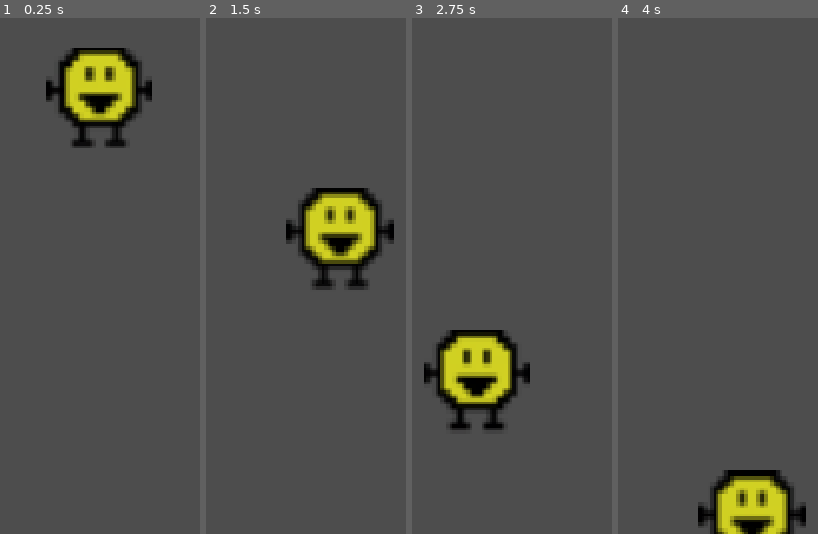
Above: before the commit, frames 1-4 (left to right).
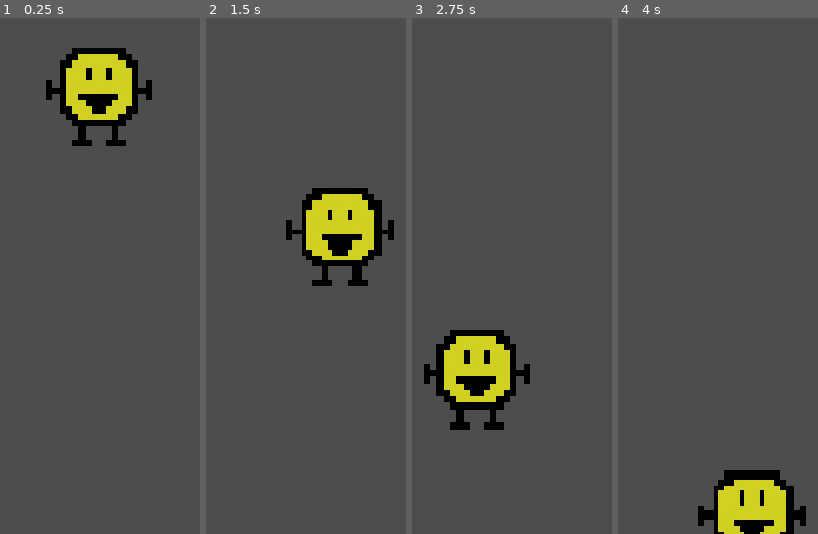
Above: after the commit, the same moments.

Repository: TheAbdullahSaleem/First-project-
Game: Godot game, scene res://scenes/player/character_body_2d.tscn
Same seed, same stepped clock (60 frames per second), same inputs: the game is played once before the commit and once after it.
Inputs:
- Up to frame 1 (0.25 s): no input
- Up to frame 2 (1.5 s): hold E (Interact, bound only after the commit) 0.53-1.28 s; hold D (right) from 0.53 s (still down); tap W (up) at 0.77 s; tap E (Interact, bound only after the commit) at 1.35 s
- Up to frame 3 (2.75 s): tap W (up) at 1.52 s; release D (right) at 2.03 s; hold A (left) from 2.03 s (still down); hold E (Interact, bound only after the commit) from 2.03 s (still down)
- Up to frame 4 (4 s): release A (left) at 2.78 s; release E (Interact, bound only after the commit) at 2.78 s; hold D (right) from 2.78 s (still down); tap E (Interact, bound only after the commit) at 2.85 s; tap W (up) at 3.02, 3.77 s; hold E (Interact, bound only after the commit) from 3.53 s (still down)

The runs differ from the first frame. In frame 1, 3.0% of the frame differs, in the area x 23-76%, y 5-26%; in frame 2, 3.7%, in the area x 40-94%, y 32-53%; in frame 3, 2.5%; in frame 4, 2.3%.
Error after the commit: Invalid call. Nonexistent function 'interact' in base 'Nil'. (res://scripts/Player/character_body_2d.gd:43)

Commit message:
Made a dynamic interactable script

Diff:
--- a/project.godot
+++ b/project.godot
@@ -55,6 +55,11 @@
 , Object(InputEventKey,"resource_local_to_scene":false,"resource_name":"","device":-1,"window_id":0,"alt_pressed":false …(186 unchanged characters)…
 ]
 }
+Interact={
+"deadzone": 0.2,
+"events": [Object(InputEventKey,"resource_local_to_scene":false,"resource_name":"","device":-1,"window_id":0,"alt_pressed":false,"shift_pressed":false,"ctrl_pressed":false,"meta_pressed":false,"pressed":false,"keycode":0,"physical_keycode":69,"key_label":0,"unicode":101,"location":0,"echo":false,"script":null)
+]
+}
 
 [physics]
 
@@ -62,4 +67,5 @@
 
 [rendering]
 
+textures/canvas_textures/default_texture_filter=0
 rendering_device/driver.windows="d3d12"
--- a/scenes/crops/Crop.tscn
+++ b/scenes/crops/Crop.tscn
@@ -6,11 +6,15 @@
 [ext_resource type="Texture2D" uid="uid://7llfi75kpg07" path="res://assets/sprites/crops/crop2_stage2.png" id="4_84y8a"]
 [ext_resource type="Texture2D" uid="uid://c1u350ob3offj" path="res://assets/sprites/crops/crop2_stage3.png" id="5_doiua"]
 [ext_resource type="Texture2D" uid="uid://33mcs0t2skuf" path="res://assets/sprites/crops/crop2_stage4.png" id="6_v8p5j"]
+[ext_resource type="Script" uid="uid://nu6lxw81fvnw" path="res://scripts/system/interactable.gd" id="7_84y8a"]
 
 [sub_resource type="Resource" id="Resource_lxlh8"]
 script = ExtResource("2_ame7d")
 stage_textures = Array[Texture2D]([ExtResource("3_iy27x"), ExtResource("4_84y8a"), ExtResource("5_doiua"), ExtResource("6_v8p5j")])
 metadata/_custom_type_script = "uid://d23t0t4842lfg"
+
+[sub_resource type="RectangleShape2D" id="RectangleShape2D_4tqpv"]
+size = Vector2(4, 16)
 
 [node name="Crop" type="Node2D" unique_id=289767440]
 script = ExtResource("1_0xo64")
@@ -18,10 +22,19 @@
 
 [node name="Sprite2D" type="Sprite2D" parent="." unique_id=634469242]
 
-[node name="Area2D" type="Area2D" parent="." unique_id=1287896864]
+[node name="Area2D" type="Area2D" parent="." unique_id=1287896864 node_paths=PackedStringArray("prompt_label")]
+script = ExtResource("7_84y8a")
+prompt_label = NodePath("../Label")
 
 [node name="CollisionShape2D" type="CollisionShape2D" parent="Area2D" unique_id=503131459]
+shape = SubResource("RectangleShape2D_4tqpv")
 
 [node name="Label" type="Label" parent="." unique_id=724424556]
-offset_right = 40.0
-offset_bottom = 23.0
+offset_left = -19.0
+offset_top = -24.0
+offset_right = 21.0
+offset_bottom = -1.0
+theme_override_font_sizes/font_size = 4
+text = "[E]"
+horizontal_alignment = 1
+vertical_alignment = 1
--- a/scenes/player/character_body_2d.tscn
+++ b/scenes/player/character_body_2d.tscn
@@ -5,7 +5,7 @@
 [ext_resource type="Script" uid="uid://cbf8nloywouer" path="res://scripts/Player/interaction_zone.gd" id="3_lxlh8"]
 
 [sub_resource type="CircleShape2D" id="CircleShape2D_y1q5r"]
-radius = 104.019226
+radius = 49.162994
 
 [node name="CharacterBody2D" type="CharacterBody2D" unique_id=1356328789]
 script = ExtResource("1_s25n1")
@@ -28,3 +28,6 @@
 
 [node name="CollisionPolygon2D" type="CollisionPolygon2D" parent="." unique_id=1332152435]
 polygon = PackedVector2Array(-19, -39, 20, -40, 20, -35, 25, -35, 25, -29, 30, -29, 30, -10, 35, -10, 40, -16, 40, 0, 3 …(245 unchanged characters)…
+
+[connection signal="area_entered" from="Interaction_Zone" to="." method="_on_interaction_zone_area_entered"]
+[connection signal="area_exited" from="Interaction_Zone" to="." method="_on_interaction_zone_area_exited"]
--- a/scripts/Player/character_body_2d.gd
+++ b/scripts/Player/character_body_2d.gd
@@ -1,5 +1,6 @@
 extends CharacterBody2D
 var i_eat = "True"
+var interactable_in_range = null
 
 const SPEED = 300.0
 const JUMP_VELOCITY = -400.0
@@ -21,3 +22,22 @@
 		velocity.x = move_toward(velocity.x, 0, SPEED)
 
 	move_and_slide()
+
+
+
+func _on_interaction_zone_area_entered(area: Area2D) -> void:
+	if area is Interactable:
+		if interactable_in_range != null:
+			interactable_in_range.hide_prompt()
+
+		interactable_in_range = area as Interactable
+		interactable_in_range.show_prompt()
+
+func _on_interaction_zone_area_exited(area: Area2D) -> void:
+	if area == interactable_in_range:
+		interactable_in_range.hide_prompt()
+		interactable_in_range = null
+
+func _input(event: InputEvent) -> void:
+	if event.is_action_pressed("Interact"):
+		interactable_in_range.interact()
--- a/scripts/Player/interaction_zone.gd
+++ b/scripts/Player/interaction_zone.gd
@@ -1,7 +1,7 @@
 extends Area2D
 
 
-# Called when the node enters tytfhgtfhe scene tree for the first time.
+# Called when the node enters the scene tree for the first time.
 func _ready() -> void:
 	pass
 # Called every frame. 'delta' is the elapsed time since the previous frame.
--- a/scripts/crops/Crop.gd
+++ b/scripts/crops/Crop.gd
@@ -84,3 +84,10 @@
 	# For now just print — replace with actual dialog
 	print("A black root grows here. [A] Harvest  [B] Destroy  [C] Leave")
 	crop_mutated.emit()   # UI listens to show choice dialog
+
+func show_prompt():
+	label.text = "[E]"
+	label.visible = true
+
+func hide_prompt():
+	label.visible = false
--- /dev/null
+++ b/scripts/system/interactable.gd
@@ -0,0 +1,14 @@
+class_name Interactable
+extends Area2D
+@export var prompt_label: Label
+func show_prompt():
+	if prompt_label:
+		get_parent().label.text = "[E]"
+		get_parent().label.visible = true
+
+func hide_prompt():
+	if prompt_label:
+		get_parent().label.visible = false
+
+func interact():
+	get_parent().interact()
Not shown, added: scripts/system/interactable.gd.uid
